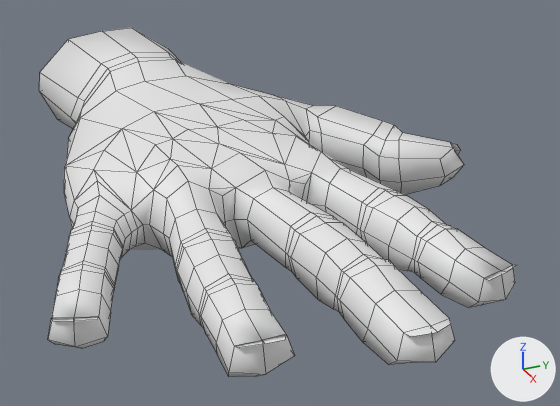
The FBX model Assets/Models/Hand/Hand.fbx, before and after one commit.
Both versions are drawn from a 50 mm lens placed at (6.5, -0.7, 3.15), pointed at (3.61, 0.6, 1.71). Arrows for +X, +Y and +Z are at lower right; the lights stay in place. The first picture is the older version. Mesh edges are drawn as thin lines. Where no turn or scale is listed for an object, it has been applied to the vertices.

The first picture shows 'Mano'.
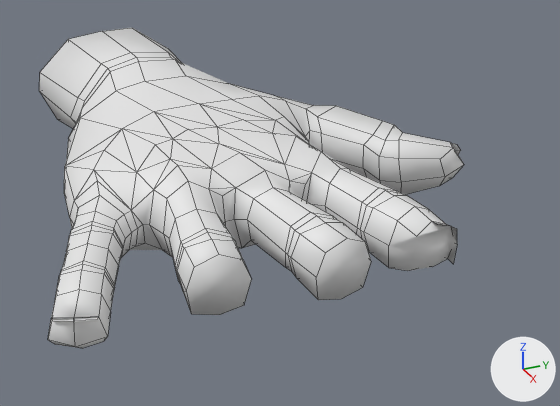
Where the change shows, as pixel boxes [x1, y1, x2, y2] in the pictures (560 x 406 px):
'Mano', reshaped (11% narrower, 8% shorter): before [39, 28, 516, 377]; after [39, 28, 464, 348]
part 1 of me_cube, cut back: before [186, 221, 516, 377]; after [186, 221, 457, 315]

Diff of the bpy script that builds the scene:
```diff
--- a/Assets/Models/Hand/Hand.fbx.py
+++ b/Assets/Models/Hand/Hand.fbx.py
@@ me_cube @@
 # used by ob_mano; location = (0.0, 0.0, 0.0)
-me_cube.from_pydata(...)  # 560 vertices, 580 faces; spans x 1.91..4.98, y -0.53..1.46, z 1.61..2.21
+me_cube.from_pydata(...)  # 444 vertices, 457 faces; spans x 1.91..4.5, y -0.53..1.46, z 1.61..2.21
+# me_cube part 1
+# 116 vertices are removed from x 4.5..4.98, y -0.09..0.98, z 1.71..1.96
+# 126 faces are deleted
+# 3 new faces join them
 me_cube.materials.append(mat_material)
```
